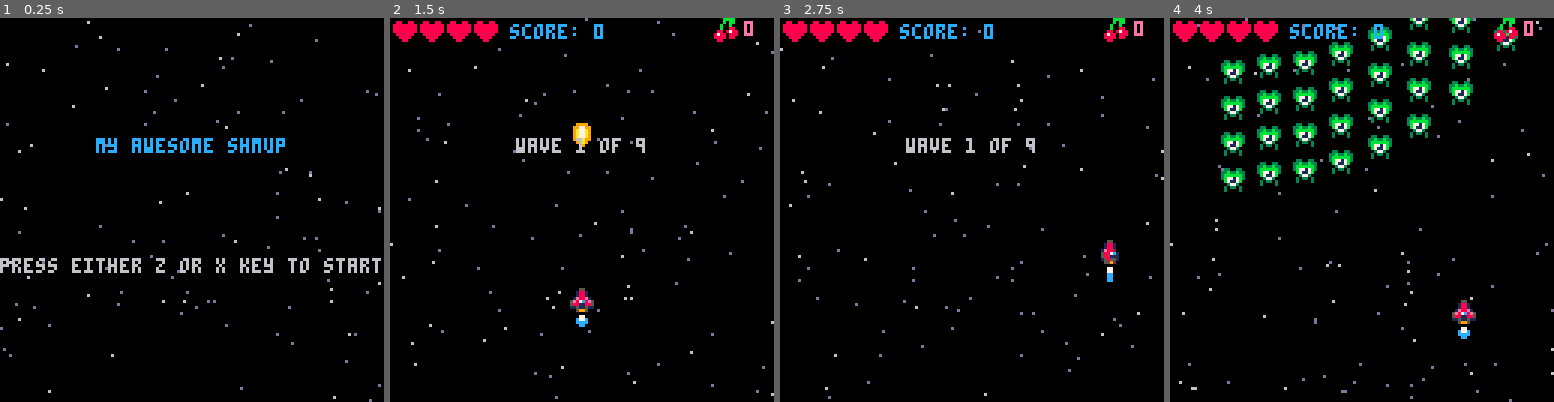
Above: before the commit, frames 1-4 (left to right).
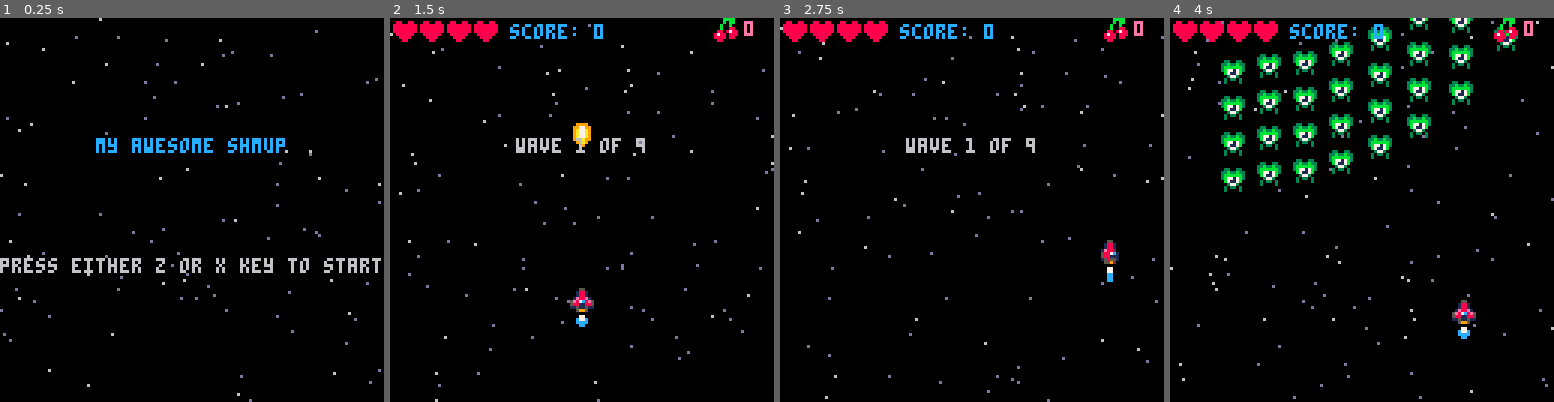
Above: after the commit, the same moments.

Repository: CRBroughton/pico-8-hero
Game: PICO-8 cartridge src/pico-8-hero.p8
Same seed, same stepped clock (60 frames per second), same inputs: the game is played once before the commit and once after it.
Inputs:
- Up to frame 1 (0.25 s): no input
- Up to frame 2 (1.5 s): tap X (X key) at 0.33, 1.07 s; tap O (Z key) at 0.7 s
- Up to frame 3 (2.75 s): hold Right 1.6-2.1 s; tap O (Z key) at 1.7, 2.1, 2.5 s; tap X (X key) at 1.85 s; hold Up 2.15-2.42 s; hold Right from 2.47 s (still down)
- Up to frame 4 (4 s): tap O (Z key) at 2.9, 3.3, 3.7 s; tap X (X key) at 2.97 s; release Right at 3.03 s; hold Left 3.08-3.58 s; hold Down 3.63-3.97 s

The runs differ from the first frame. In frame 1, 1.2% of the frame differs, in the area x 0-100%, y 0-100%; in frame 2, 1.2%; in frame 3, 1.1%; in frame 4, 1.1%.

Commit message:
feat(starfield): :sparkles: stars now change speed on scene change

Diff:
--- a/src/starfield.lua
+++ b/src/starfield.lua
@@ -12,9 +12,13 @@
     end
 end
 
-function animatestars()
+function animatestars(speed)
+    if speed == nil then
+        speed = 1
+    end
+
     for star in all(stars) do
-        star.y += star.speed
+        star.y += star.speed * speed
         if star.y > 128 then
             star.y = star.y - 128
         end
--- a/src/update.lua
+++ b/src/update.lua
@@ -209,7 +209,11 @@
         ship.muzzle -= 1
     end
 
-    animatestars()
+    if mode == "wavetext" then
+        animatestars(2)
+    else
+        animatestars()
+    end
 
     -- checks for wave finished
     if mode == "game" and #enemies == 0 then
@@ -219,7 +223,7 @@
 end
 
 function update_start()
-    animatestars()
+    animatestars(0.5)
     if btn(4) == false and btn(5) == false then
         buttonreleased = true
     end
